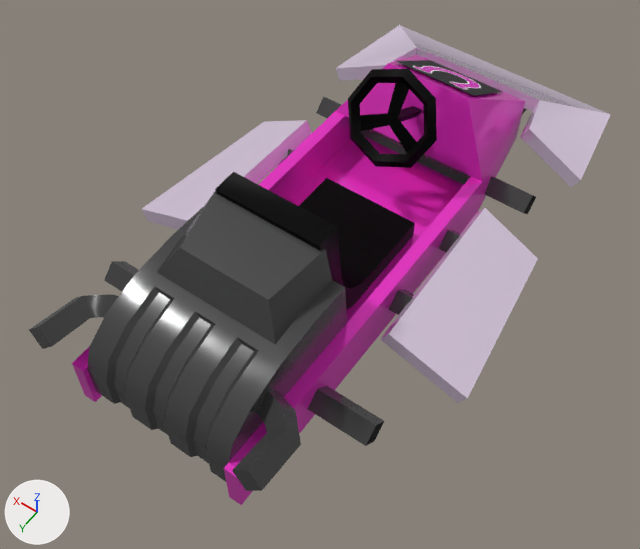
One commit to the Blender file assets/vehicles/kart/kart.blend: the scene before it, then after it.
Camera for both pictures: a 50 mm camera at (-9.46, 14.9, 20.33) aimed at (-0.23, 1.97, 0.02). The lights are fixed; the arrows at lower left show +X, +Y and +Z.

The scene before the commit, as lines of its bpy script (objects in view):
```python
ob_kart = bpy.data.objects.new('Kart', me_plane)
ob_kart.location = (0.0, -8.35, 0.0)
ob_wheel = bpy.data.objects.new('Wheel', me_cylinder_001)
ob_wheel.location = (-3.92, -4.04, 0.0)
ob_wheel.scale = (1.43, 1.43, 1.43)
ob_wheel_001 = bpy.data.objects.new('Wheel.001', me_cylinder_002)
ob_wheel_001.location = (-4.47, 5.51, 0.4)
ob_wheel_001.scale = (1.83, 1.83, 1.83)
ob_wheel_002 = bpy.data.objects.new('Wheel.002', me_cylinder_005)
ob_wheel_002.location = (4.47, 5.51, 0.4)
ob_wheel_002.scale = (1.83, 1.83, 1.83)
ob_wheel_003 = bpy.data.objects.new('Wheel.003', me_cylinder_006)
ob_wheel_003.location = (3.92, -4.04, 0.0)
ob_wheel_003.scale = (1.43, 1.43, 1.43)
# also in view: 'Steer' at (0.0, -2.54, 3.09)
```
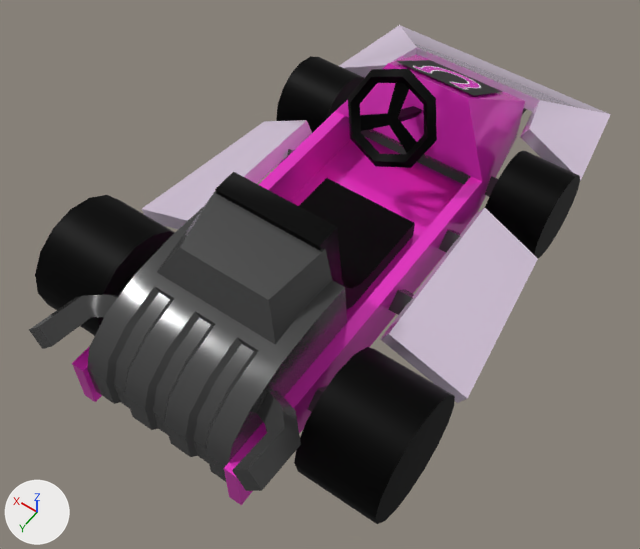
Where the change shows, as pixel boxes [x1, y1, x2, y2] in the pictures (640 x 549 px):
'Wheel.001', shown (black)
    after: [294, 347, 455, 524]
'Wheel.002', shown (black)
    after: [35, 195, 175, 336]
'Wheel', shown (black)
    after: [485, 151, 580, 258]
'Wheel.003', shown (black)
    after: [276, 56, 364, 133]

What changed in the scene script:
```text
Change ob_wheel:
    remove ob_wheel.hide_set(True)
Change ob_wheel_001:
    remove ob_wheel_001.hide_set(True)
Change ob_wheel_002:
    remove ob_wheel_002.hide_set(True)
Change ob_wheel_003:
    remove ob_wheel_003.hide_set(True)
```
